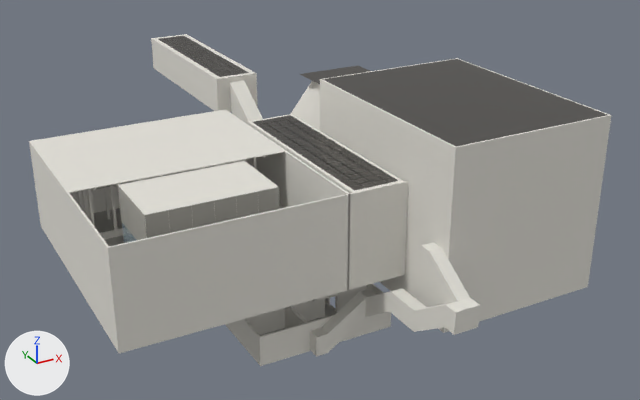
One commit to the Blender file BlenderFile/space_main.blend: the scene before it, then after it.
One viewpoint serves both versions: a 50 mm camera at (-55.6, -106.5, 80.2) aimed at (4.1, 2.1, 25.9). The axes (+X, +Y, +Z) are drawn at lower left. The lights are the same throughout. The first picture is the older version.

Objects in the first picture: 'ARCH_CEILING_PLASTER_WHITE_003', 'ARCH_CEILING_PLASTER_WHITE_006', 'ARCH_CEILING_PLASTER_WHITE_019', 'ARCH_WALL_PLASTER_WHITE_001', 'ARCH_WALL_PLASTER_WHITE_003', 'ARCH_WALL_PLASTER_WHITE_009', 'ARCH_WALL_PLASTER_WHITE_013', 'ARCH_WALL_PLASTER_WHITE_015', 'ARCH_WALL_PLASTER_WHITE_019', 'ARCH_WALL_PLASTER_WHITE_021', 'LIGHT_GENERIC_LIGHT_052', 'LIGHT_GENERIC_LIGHT_053', 'LIGHT_GENERIC_LIGHT_054', 'LIGHT_GENERIC_LIGHT_055' and 22 more.
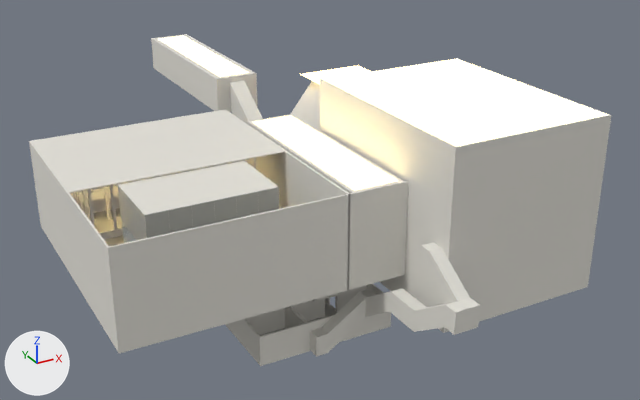
Changed parts and their boxes (x1, y1, x2, y2) in the pictures (640 x 400 px):
'LIGHT_GENERIC_LIGHT_054', recoloured (dark grey to beige): (323, 59, 607, 146) in both
'LIGHT_GENERIC_LIGHT_053', recoloured (dark grey to beige): (253, 115, 398, 191) in both
'LIGHT_GENERIC_LIGHT_055', recoloured (dark grey to beige): (159, 36, 249, 77) in both
'LIGHT_GENERIC_LIGHT_052', recoloured (dark grey to beige): (300, 66, 370, 84) in both

What the commit changed:
Material 'mat_led_generic_warm_emissive' (mat_mat_led_generic_warm_emissive) is new.
Its base color is (1.0, 0.86, 0.5) (beige #ffefbc).
Its roughness is 0.28.
Its emission color is (1.0, 0.78, 0.36) (yellow #ffe5a2).
Its emission strength is 3.5.
me_mesh_295 has 4 vertices, 2 faces and spans x 8.03..18.98, y 5.06..16.01, z 41.71.
me_mesh_295 no longer uses material mat_mat_lgt_dark_metal (dark grey #504d4a).
me_mesh_295 gains material mat_mat_led_generic_warm_emissive (beige #ffefbc, glowing yellow #ffe5a2).
me_mesh_314 has 4 vertices, 2 faces and spans x -3.8..2.7, y -21.0..8.8, z 37.7.
me_mesh_314 no longer uses material mat_mat_lgt_dark_metal (dark grey #504d4a).
me_mesh_314 gains material mat_mat_led_generic_warm_emissive (beige #ffefbc, glowing yellow #ffe5a2).
me_mesh_353 has 4 vertices, 2 faces and spans x 3.9..27.7, y -30.5..1.1, z 45.1.
me_mesh_353 no longer uses material mat_mat_lgt_dark_metal (dark grey #504d4a).
me_mesh_353 gains material mat_mat_led_generic_warm_emissive (beige #ffefbc, glowing yellow #ffe5a2).
me_mesh_400 has 4 vertices, 2 faces and spans x -3.2..2.0, y 22.2..51.9, z 41.2.
me_mesh_400 no longer uses material mat_mat_lgt_dark_metal (dark grey #504d4a).
me_mesh_400 gains material mat_mat_led_generic_warm_emissive (beige #ffefbc, glowing yellow #ffe5a2).
